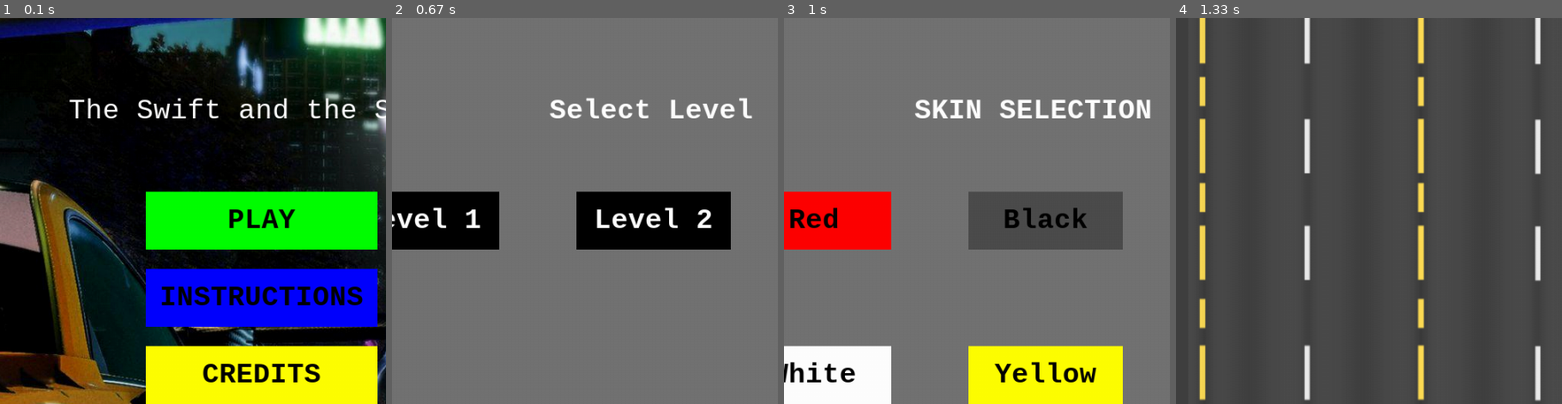
Above: before the commit, frames 1-4 (left to right).
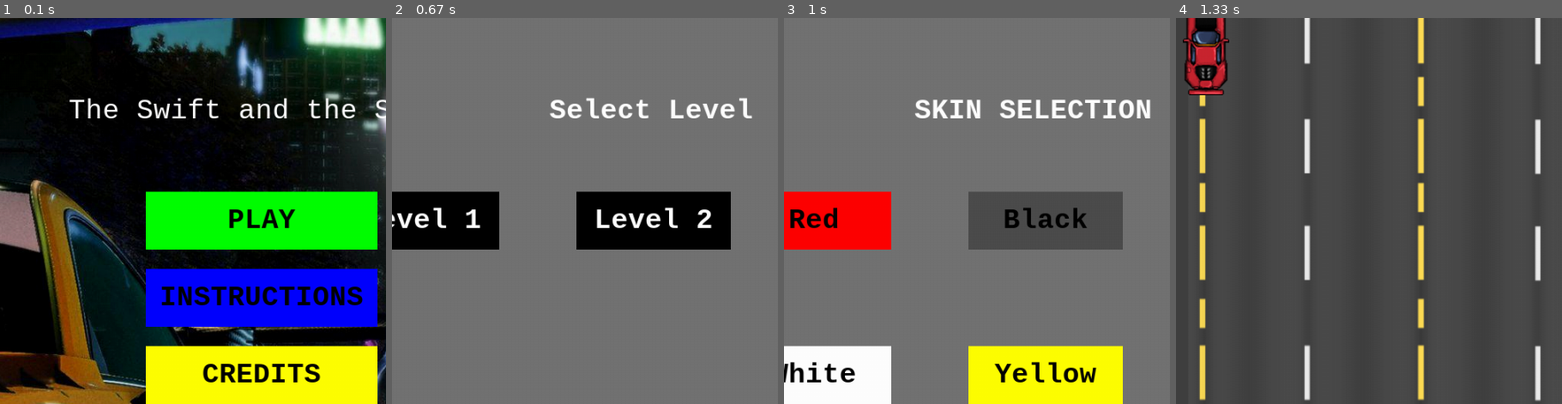
Above: after the commit, the same moments.

Repository: DenisSanchezz/PygameCarProject
Game: pygame game, started from Car Game/CarGame.py
Two runs of this game, one before a commit and one after it. Both use one fixed random seed, a clock stepped at 60 frames per second and the inputs below.
Inputs (mouse positions are % of the whole screen's width and height, from its top left):
- Up to frame 1 (0.1 s): no input
- Up to frame 2 (0.67 s): click "PLAY" at 0.38 s
- Up to frame 3 (1 s): click (20, 26) at 0.72 s
- Up to frame 4 (1.33 s): click (50, 46) at 1.15 s
The pictures show only the part of the screen within x 16-66%, y 0-50%; the shares and areas given below are measured in that part.

Frames 1-3 are identical in both runs. In frame 4, 2.0% of the frame differs, in the area x 1-14%, y 0-20%.

Commit message:
Update CarGame.py

Diff:
--- a/Car Game/CarGame.py
+++ b/Car Game/CarGame.py
@@ -138,21 +138,21 @@
                     for text, color, rect in levelSelectButtons:
                         if rect.collidepoint(event.pos):
                             if text == "Level 1":
-                                roadSurface = pygame.image.load(os.path.join(scriptDir,"Graphics","road.png")).convert_alpha()
+                                roadSurface = pygame.image.load(os.path.join(scriptDir,"Graphics/Maps","road.png")).convert_alpha()
                                 roadSurfaceRect = roadSurface.get_rect(topleft=(0,0))
 
                                 skins(screen, playerX, playerY, skinsActive, white, black, menuFont, skinsButtons, skinsBannerText, creditsButtons, gameActive, roadSurface, roadSurfaceRect, levelSelectActive, levelSelectButtons, levelSelectText, menuActive)
 
                                 levelSelectActive = False
                             elif text == "Level 2":
-                                roadSurface = pygame.image.load(os.path.join(scriptDir,"Graphics","BeachRoad.png")).convert_alpha()
+                                roadSurface = pygame.image.load(os.path.join(scriptDir,"Graphics/Maps","BeachRoad.png")).convert_alpha()
                                 roadSurfaceRect = roadSurface.get_rect(topleft=(0,0))
 
                                 skins(screen, playerX, playerY, skinsActive, white, black, menuFont, skinsButtons, skinsBannerText, creditsButtons, gameActive, roadSurface, roadSurfaceRect, levelSelectActive, levelSelectButtons, levelSelectText, menuActive)
 
                                 levelSelectActive = False
                             elif text == "Level 3":
-                                roadSurface = pygame.image.load(os.path.join(scriptDir,"Graphics","CityRoad.png")).convert_alpha()
+                                roadSurface = pygame.image.load(os.path.join(scriptDir,"Graphics/Maps","CityRoad.png")).convert_alpha()
                                 roadSurfaceRect = roadSurface.get_rect(topleft=(0,0))
 
                                 skins(screen, playerX, playerY, skinsActive, white, black, menuFont, skinsButtons, skinsBannerText, creditsButtons, gameActive, roadSurface, roadSurfaceRect, levelSelectActive, levelSelectButtons, levelSelectText, menuActive)
@@ -233,7 +233,18 @@
     screen.blit(roadSurface, roadSurfaceRect)
     screen.blit(playerSurface, playerRect)
 
-    #speed variable
+    #NPC Cars
+    #variables for NPC cars
+    npcX = 200
+    npcY = 100
+
+    npcSurface = pygame.image.load(os.path.join(scriptDir, "Graphics/Sprites","RedCar.png")).convert_alpha()
+    npcRect = npcSurface.get_rect(midbottom=(npcX, npcY))
+
+    screen.blit(npcSurface, npcRect)
+
+    #player speed variable
+    # change to make player car faster or slower
     playerSpeed = 2
 
     gameActive = True
@@ -259,12 +270,20 @@
                 elif event.key == pygame.K_a or event.key == pygame.K_LEFT:
                     moveLeft = False
 
-        # Update player position based on flags
+        #checks if player movement booleans are true or not
         if moveRight:
             playerX += playerSpeed
         if moveLeft:
             playerX -= playerSpeed
 
+        #npc stuff
+        npcSpawnPoint = (randint(1, 2), 1200)
+
+        if npcSpawnPoint == (1, 1200):
+            pass
+
+        npcY += 10
+
         #makes sure the player doesnt go past the road / screen
         playerX = max(170, min(775, playerX))
 
@@ -275,6 +294,7 @@
         screen.fill(black)
         screen.blit(roadSurface, roadSurfaceRect)
         screen.blit(playerSurface, playerRect)
+        screen.blit(npcSurface, npcRect)
 
         #update
         pygame.display.update()
